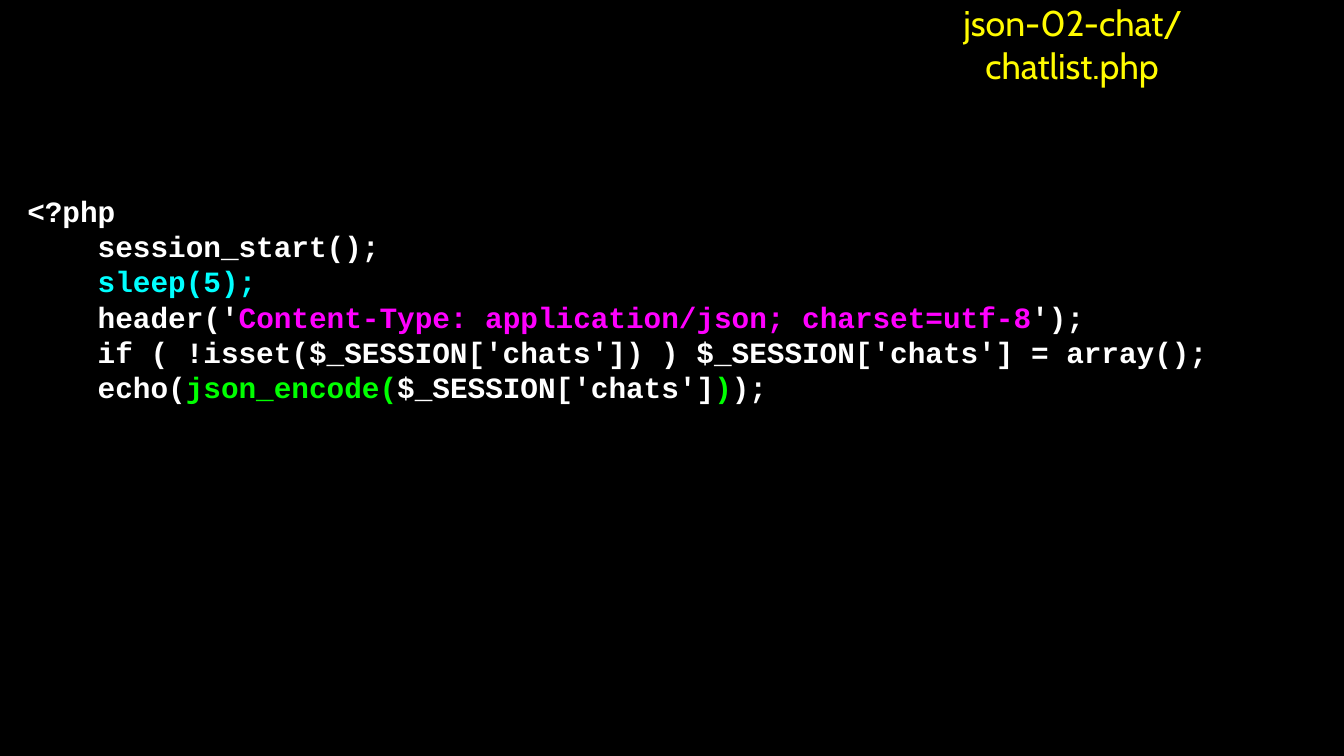
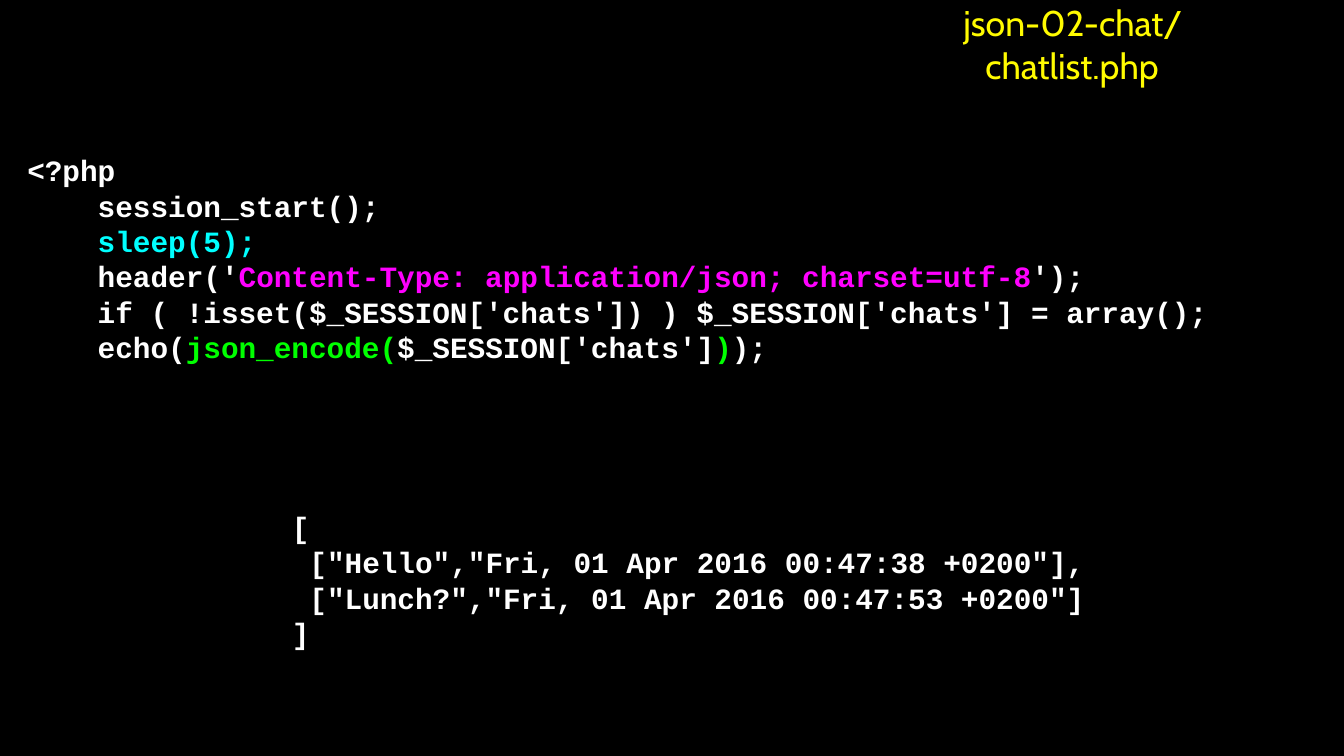
Before and after one commit to csev/wa4e, a slide deck: slide 12 of lectures/JS-04-JSON.ppt. Drawn at 1344x756 pixels with LibreOffice and Linux fonts; fonts in the diff are those of the drawing. Boxes give left, top, right and bottom in pixels: in the first picture for what was removed or moved away, otherwise in the second. Text is boxed around its words. In the diff, an @@ line names an element or a change of style, - is before the commit and + after.

```diff
--- a/lectures/JS-04-JSON.ppt
+++ b/lectures/JS-04-JSON.ppt
@@ free "<?php": place and size @@
-free "<?php" at box(23, 119, 1321, 478)
+free "<?php" at box(23, 101, 1321, 416)
@@ free added at box(288, 422, 1227, 737), 28 pt, text #FFFFFF, bold @@
+[
+["Hello","Fri, 01 Apr 2016 00:47:38 +0200"],
+["Lunch?","Fri, 01 Apr 2016 00:47:53 +0200"]
+]
```
Also in this commit, not shown: 1 other slide changed, 1 other file.
